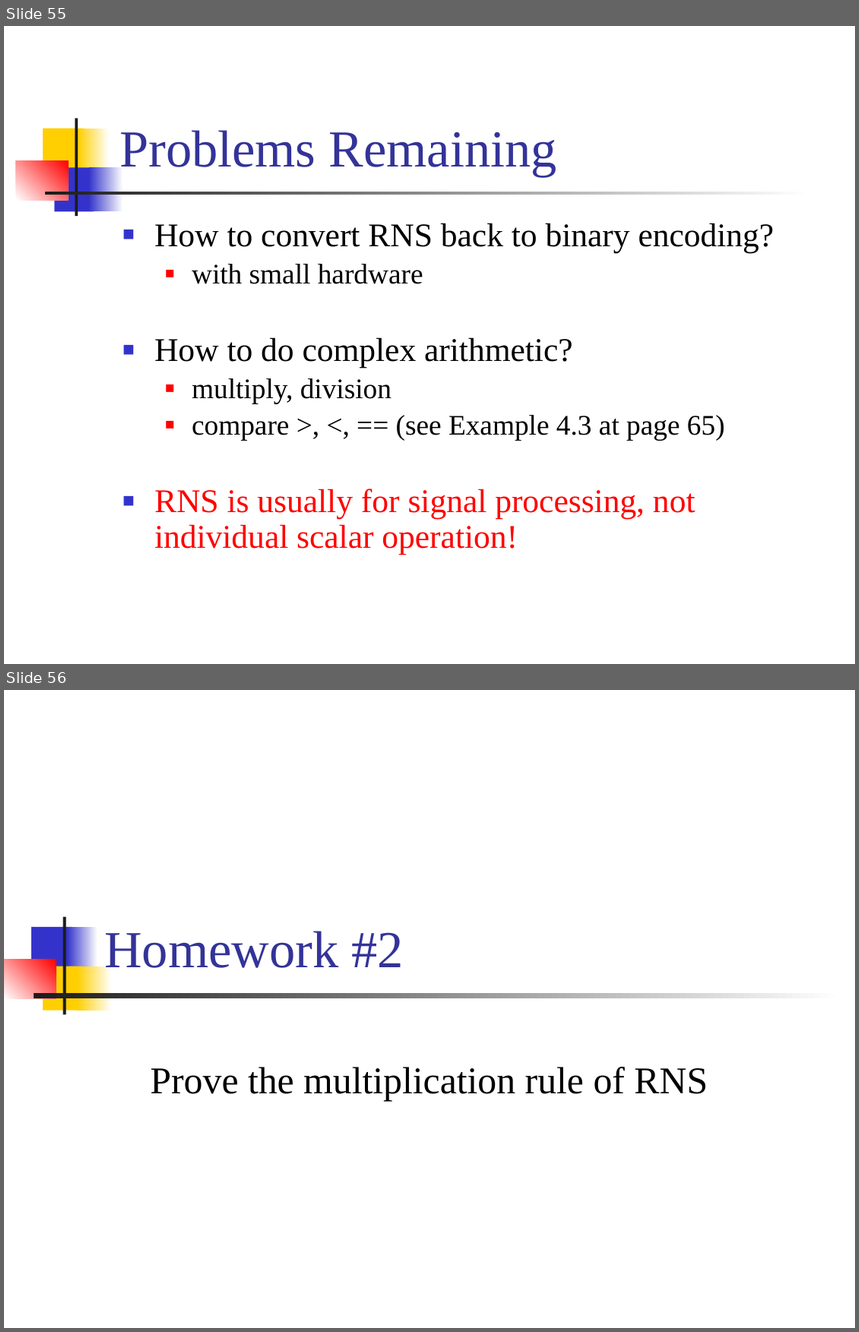
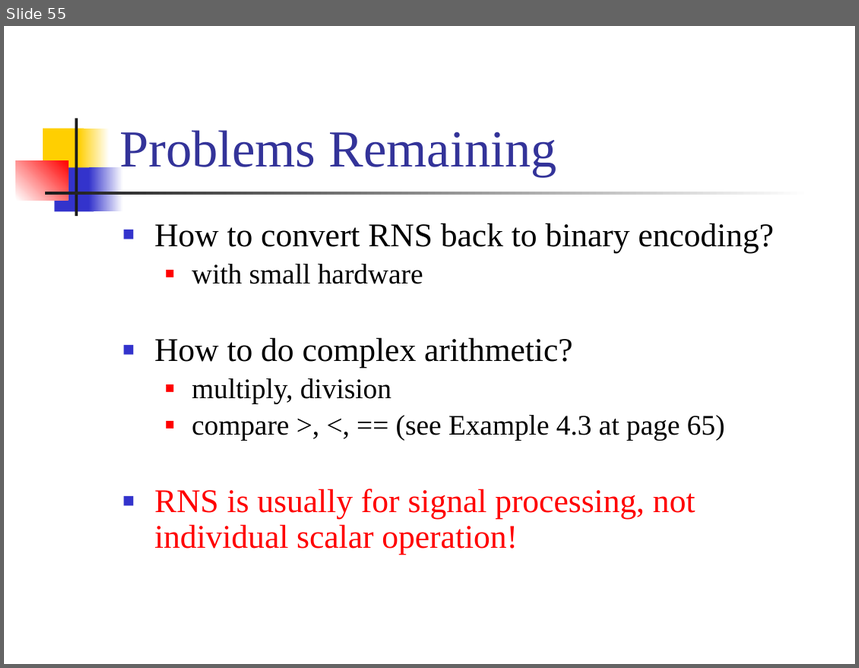
Before and after one commit to CGUSystemCourses/CompArith-2018, a slide deck: Lectures/lec02-numb_syst/lec02e-residue_numb_syst.pptx. Shown one above the other, each under a label of ours: slides 55 and 56 before the commit, slide 55 after it. The pictures are 859x1332 and 859x668 pixels, drawn with LibreOffice and Linux fonts; fonts in the diff are those of the drawing. Boxes give left, top, right and bottom in pixels: in the first picture for what was removed or moved away, otherwise in the second. Text is boxed around its words. In the diff, an @@ line names an element or a change of style, - is before the commit and + after.

```diff
--- a/Lectures/lec02-numb_syst/lec02e-residue_numb_syst.pptx
+++ b/Lectures/lec02-numb_syst/lec02e-residue_numb_syst.pptx
@@ slide 56 removed at bbox=[4, 690, 855, 1328], background #FFFFFF @@
@@ title removed at bbox=[105, 931, 403, 977] @@
-Homework #2
@@ group removed at bbox=[4, 917, 843, 1015]: 7 rectangles @@
@@ subtitle removed at bbox=[150, 1067, 708, 1101] @@
-Prove the multiplication rule of RNS
```
Also in this commit, not shown: 1 other slide removed.
